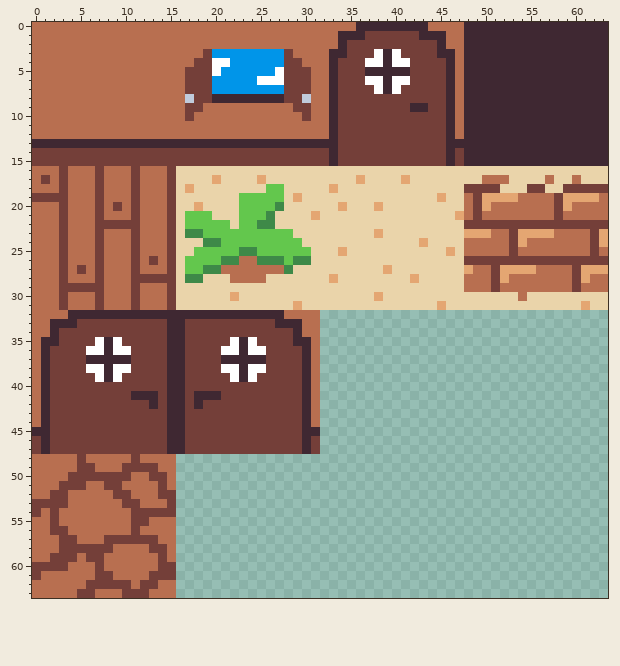
Two states of a pixel-art sprite, assets/block-Sheet.png. This is how it looked before the edit.
The file is 64x64 pixels.
After:
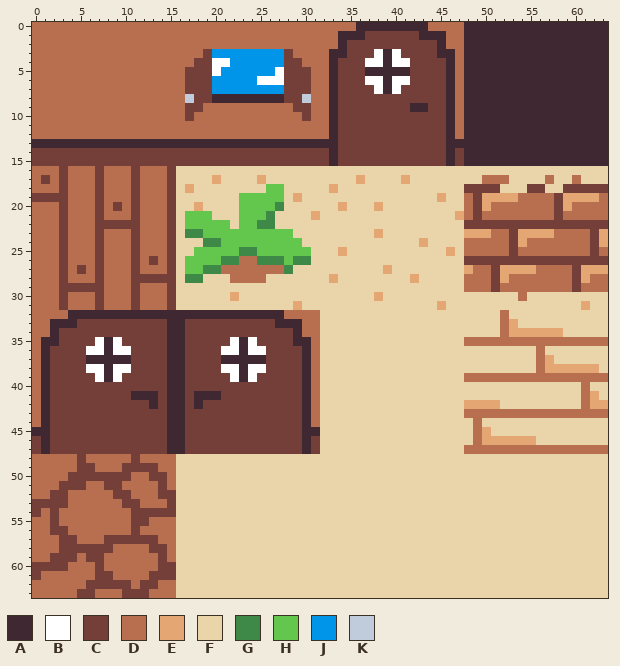
Palette (. is transparent): A #3f2832  B #ffffff  C #743f39  D #b86f50  E #e4a672  F #ead4aa  G #3e8948  H #63c74d  J #0095e9  K #c0cbdc
What changed:
The author put colour D in rows 32 to 34 at x 52; in row 35 at x 48 to 63; in rows 36 to 38 at x 56; in row 39 at x 48 to 63; in rows 40 to 42 at x 61; in row 43 at x 48 to 63.
The author put colour D in rows 44 to 46 at x 49; in row 47 at x 48 to 63.
The author put colour E in row 33 at x 53; in row 34 at x 53 to 58; in row 37 at x 57; in row 38 at x 57 to 62; in row 41 at x 62; in row 42 at x 48 to 51 and 62 to 63.
The author put colour E in row 45 at x 50; in row 46 at x 50 to 55.
The author put colour F in row 32 at x 32 to 51 and 53 to 63; in row 33 at x 32 to 51 and 54 to 63; in row 34 at x 32 to 51 and 59 to 63; in row 35 at x 32 to 47; in row 36 at x 32 to 55 and 57 to 63; in row 37 at x 32 to 55 and 58 to 63.
The author put colour F in row 38 at x 32 to 55 and 63; in row 39 at x 32 to 47; in row 40 at x 32 to 60 and 62 to 63; in row 41 at x 32 to 60 and 63; in row 42 at x 32 to 47 and 52 to 60; in row 43 at x 32 to 47.
The author put colour F in row 44 at x 32 to 48 and 50 to 63; in row 45 at x 32 to 48 and 51 to 63; in row 46 at x 32 to 48 and 56 to 63; in row 47 at x 32 to 47; in rows 48 to 63 at x 16 to 63.
Boxes around the changes in both pictures, in picture pixels (x1, y1, x2, y2):
added: (176, 310, 608, 598)
